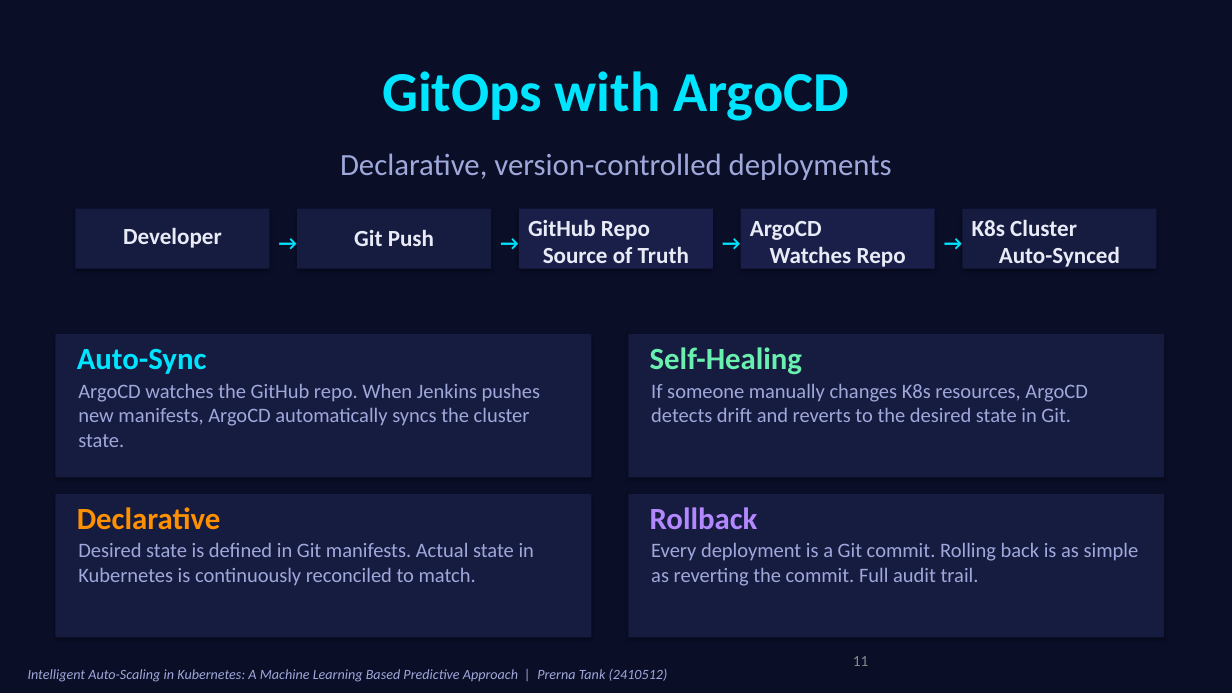
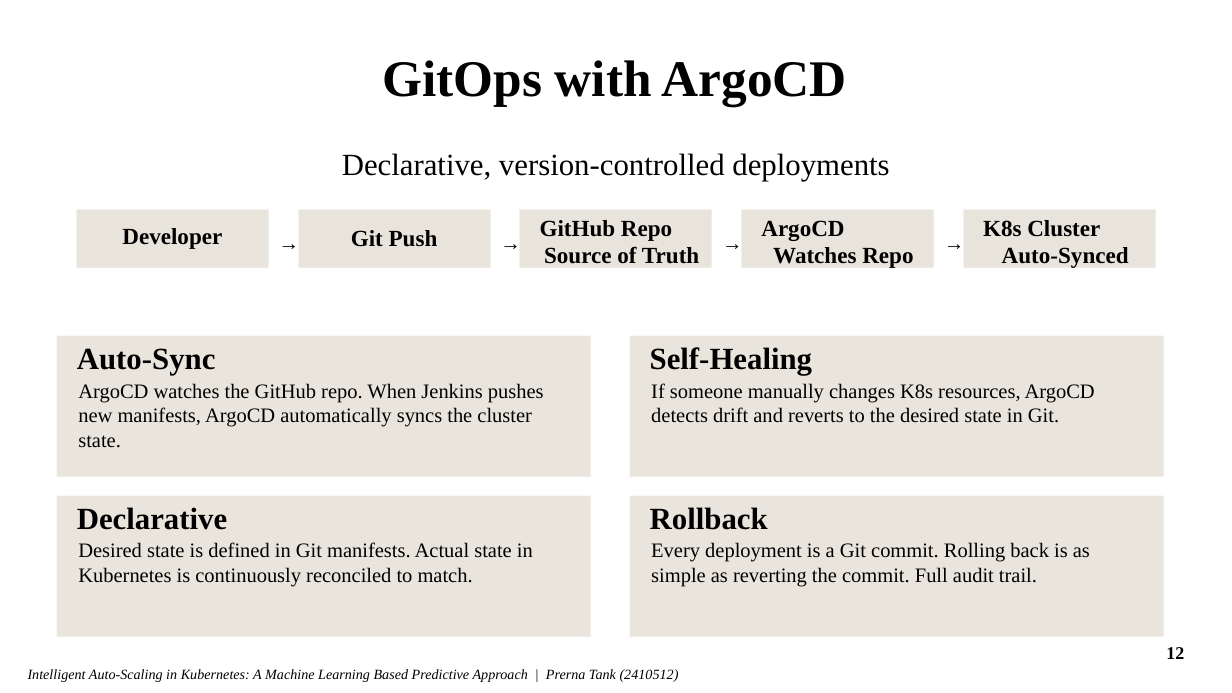
Before and after one commit to prerna3640/HA-K8S1, a slide deck: slide 12 of presentation/Thesis_Presentation_Prerna_Tank.pptx (slide 11 before the commit). Drawn at 1232x693 pixels with LibreOffice and Linux fonts; fonts in the diff are those of the drawing; background and template pictures are left out. Boxes give left, top, right and bottom in pixels: in the first picture for what was removed or moved away, otherwise in the second. Text is boxed around its words. In the diff, an @@ line names an element or a change of style, - is before the commit and + after.

Commit message:
refactor: clean up repo — remove sensitive data, legacy files, duplicates
- Remove private IPs from research paper, create_pptx.py, grafana dashboards
- Remove Telegram bot token from deployment docs
- Remove legacy/ baseline recordings and old configs
- Remove temporary scripts/ directory
- Remove old duplicate PPT file from root
- Remove redundant Jenkins fix guides from docs/guides/
- Update .gitignore to block .pem, .docx, duplicate PPTs
- Rewrite README with clean professional project description

```diff
--- a/presentation/Thesis_Presentation_Prerna_Tank.pptx
+++ b/presentation/Thesis_Presentation_Prerna_Tank.pptx
@@ background #0A0E27 to #FFFFFF @@
@@ text "GitOps with ArgoCD" moved from (x1=382, y1=71, x2=849, y2=121) to (x1=383, y1=60, x2=847, y2=107) @@
@@ text "GitOps with ArgoCD" at (x1=383, y1=60, x2=847, y2=107): size 44 to 40 pt, font Calibri to Times New Roman, text colour #00E5FF to #000000 @@
@@ rectangle at (x1=519, y1=209, x2=714, y2=269): fill #1A1F4A to #E9E5DC; shadow off @@
@@ text "GitHub Repo Source of Truth" moved from (x1=528, y1=219, x2=689, y2=270) to (x1=540, y1=220, x2=699, y2=264) @@
@@ rectangle at (x1=741, y1=209, x2=935, y2=269): fill #1A1F4A to #E9E5DC; shadow off @@
@@ font Calibri to Times New Roman, text colour #E8EAF6 to #000000 in 5 elements at (x1=122, y1=228, x2=222, y2=249), (x1=351, y1=230, x2=438, y2=247), (x1=983, y1=220, x2=1129, y2=268), (x1=540, y1=220, x2=699, y2=264), (x1=761, y1=220, x2=913, y2=268) @@
@@ text "ArgoCD Watches Repo" moved from (x1=750, y1=221, x2=906, y2=270) to (x1=761, y1=220, x2=913, y2=268) @@
@@ text "K8s Cluster Auto-Synced" moved from (x1=972, y1=219, x2=1120, y2=267) to (x1=983, y1=220, x2=1129, y2=268) @@
@@ font Calibri to Times New Roman, text colour #00E5FF to #000000 in 5 elements at (x1=77, y1=348, x2=216, y2=375), (x1=270, y1=226, x2=298, y2=260), (x1=492, y1=226, x2=519, y2=260), (x1=714, y1=226, x2=741, y2=260), (x1=935, y1=226, x2=963, y2=260) @@
@@ text "Self-Healing" at (x1=650, y1=347, x2=812, y2=375): font Calibri to Times New Roman, text colour #69F0AE to #000000 @@
@@ text "Declarative" at (x1=77, y1=507, x2=227, y2=530): font Calibri to Times New Roman, text colour #FF9100 to #000000 @@
@@ fill #161B40 to #E9E5DC; shadow off in 7 elements at (x1=76, y1=209, x2=270, y2=269), (x1=298, y1=209, x2=492, y2=269), (x1=963, y1=209, x2=1157, y2=269), (x1=55, y1=335, x2=592, y2=478), (x1=628, y1=335, x2=1165, y2=478), (x1=55, y1=494, x2=592, y2=638), (x1=628, y1=494, x2=1165, y2=638) @@
@@ text "Rollback" at (x1=650, y1=507, x2=768, y2=530): font Calibri to Times New Roman, text colour #B388FF to #000000 @@
@@ font Calibri to Times New Roman, text colour #9FA8DA to #000000 in 6 elements at (x1=342, y1=153, x2=889, y2=181), (x1=28, y1=669, x2=679, y2=682), (x1=78, y1=383, x2=544, y2=448), (x1=651, y1=383, x2=1095, y2=423), (x1=78, y1=542, x2=533, y2=587), (x1=651, y1=542, x2=1090, y2=587) @@
@@ page number removed at (x1=853, y1=656, x2=869, y2=666) @@
-11
@@ ellipse added at (x1=1155, y1=632, x2=1196, y2=673), outline #FFFFFF 1 pt @@
@@ page number added at (x1=1166, y1=647, x2=1184, y2=659), 14 pt, text #000000, bold @@
+12
```
Also in this commit, not shown: 17 other slides changed, 5 slides added, 2 slides removed, 60 other files.
